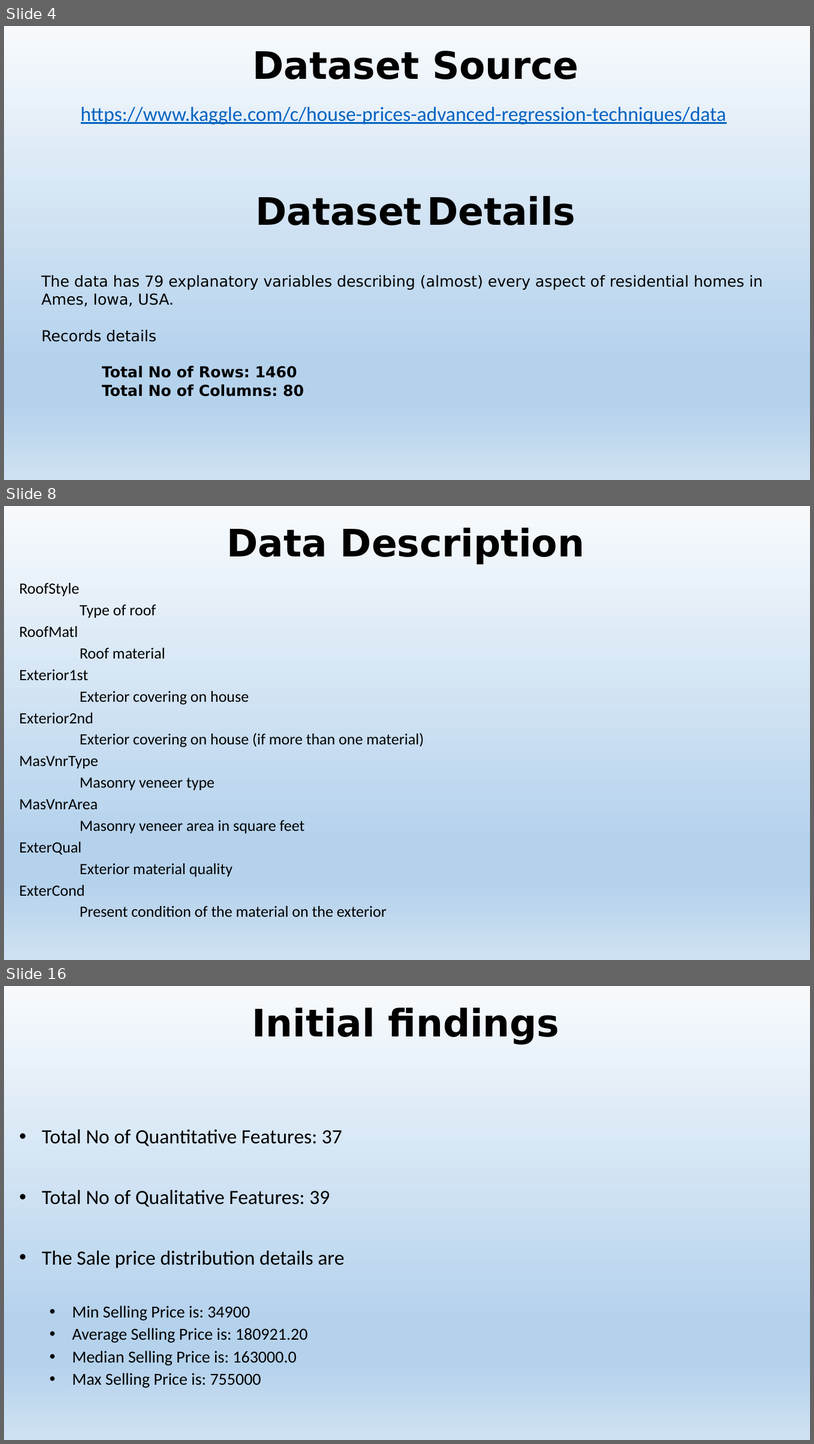
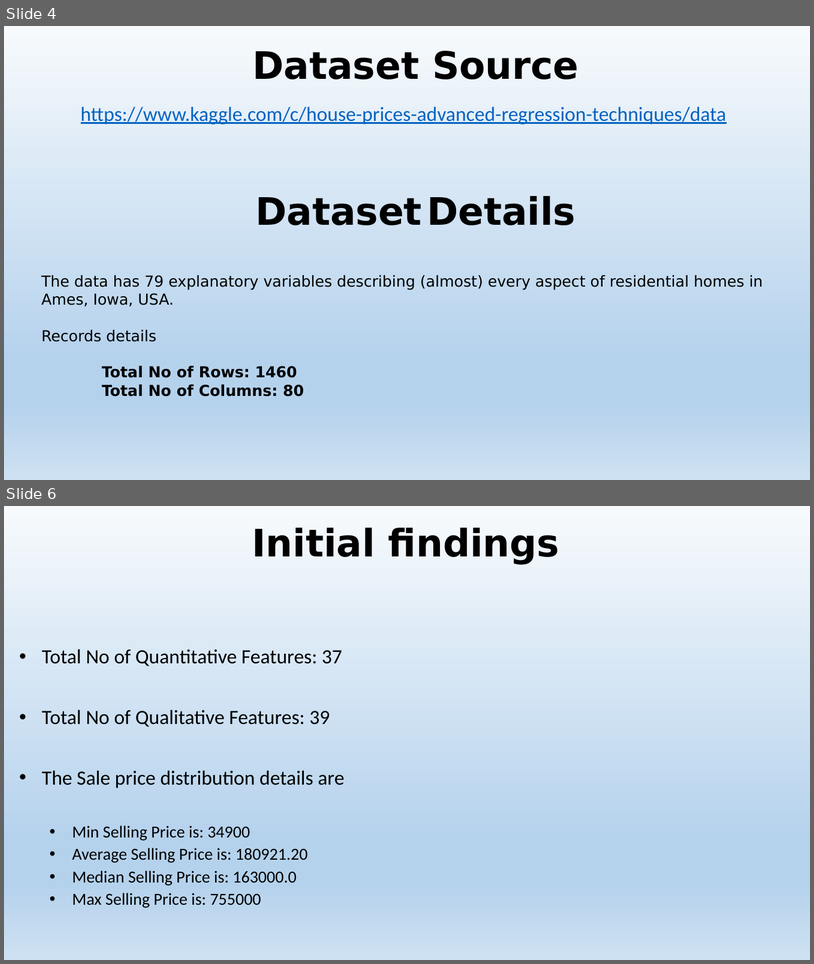
Before and after one commit to vibaskaran/SpringBoard, a slide deck: Capstone-01/Predict House Sales Prices Presentation.pptx. Shown one above the other, each under a label of ours: slides 4, 8 and 16 before the commit, slides 4 and 6 after it; the slides between them are not shown. The pictures are 814x1444 and 814x964 pixels, drawn with LibreOffice and Linux fonts; fonts in the diff are those of the drawing. Boxes give left, top, right and bottom in pixels: in the first picture for what was removed or moved away, otherwise in the second. Text is boxed around its words. In the diff, an @@ line names an element or a change of style, - is before the commit and + after.

```diff
--- a/Capstone-01/Predict House Sales Prices Presentation.pptx
+++ b/Capstone-01/Predict House Sales Prices Presentation.pptx
@@ slide 8 removed at bbox=[4, 506, 810, 960], background gradient #F7FAFD to #B5D2EC to #CEE1F2 @@
@@ title removed at bbox=[227, 528, 585, 564] @@
-Data Description
@@ subtitle removed at bbox=[19, 583, 424, 916] @@
-RoofStyle
-Type of roof
-RoofMatl
-Roof material
-Exterior1st
-Exterior covering on house
-Exterior2nd
-Exterior covering on house (if more than one material)
-MasVnrType
-Masonry veneer type
-MasVnrArea
-Masonry veneer area in square feet
-ExterQual
-Exterior material quality
-ExterCond
-Present condition of the material on the exterior
@@ what was slide 16 is now slide 6 @@
```
Also in this commit, not shown: 4 slides changed, 5 slides added, 9 other slides removed.
